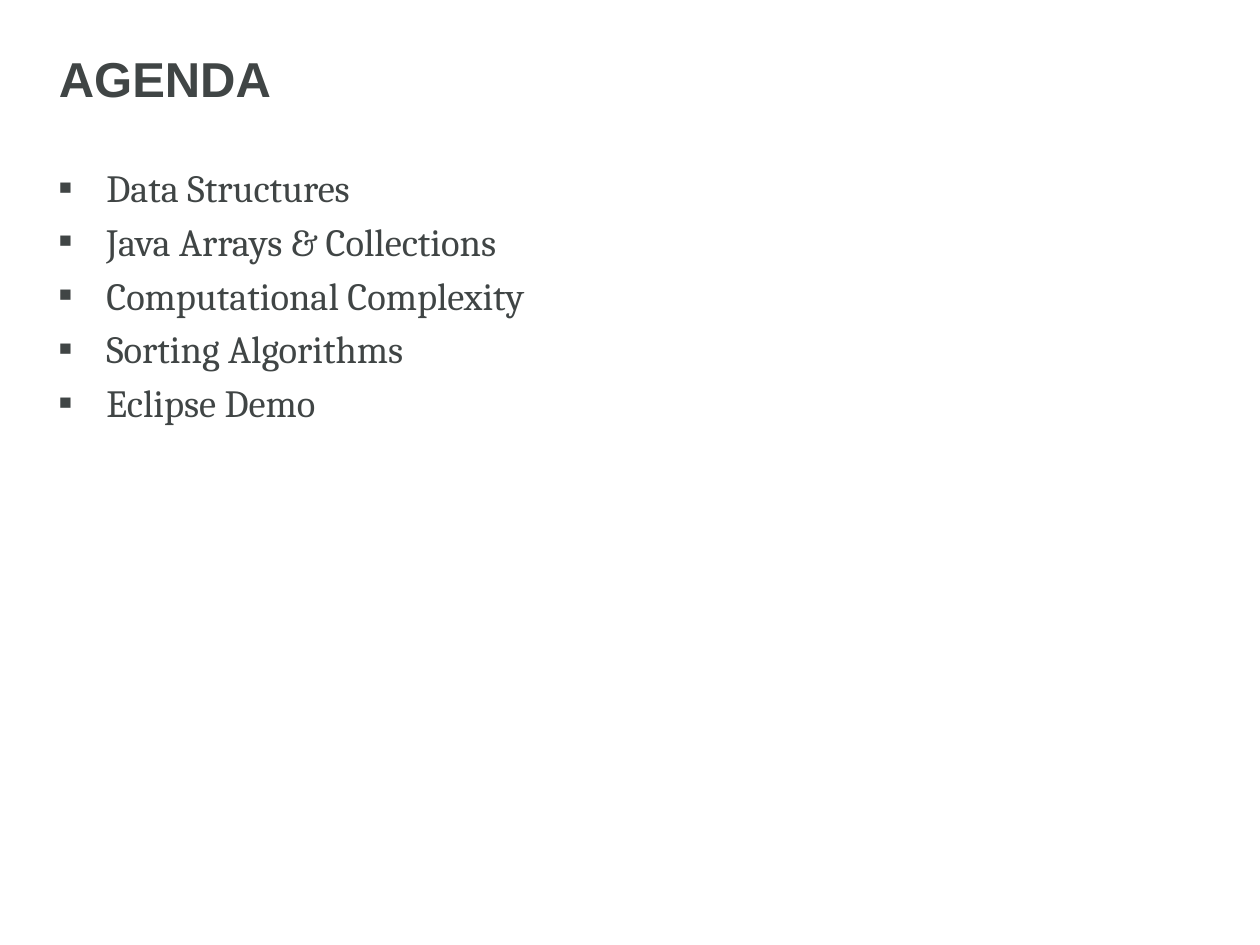
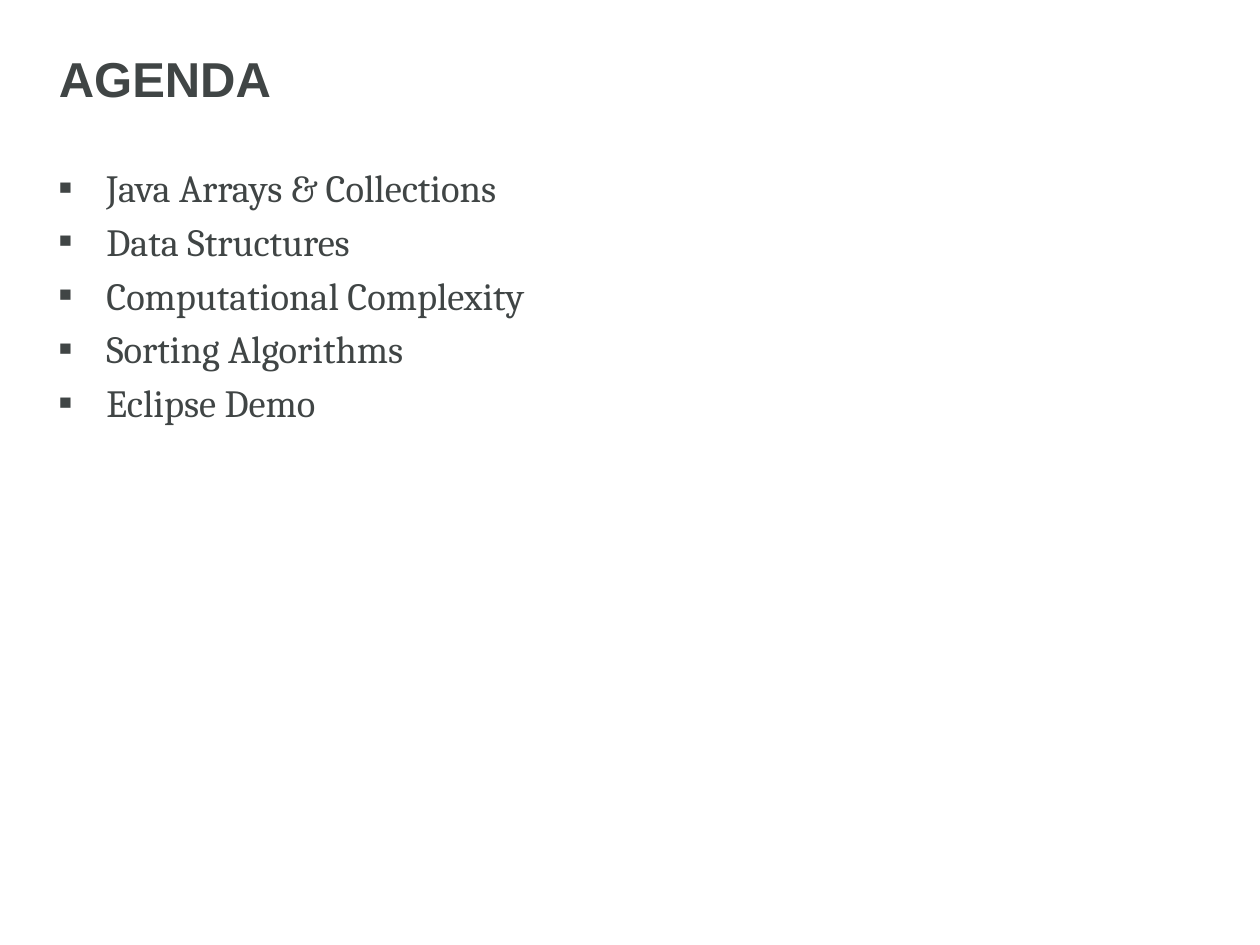
Before and after one commit to GetHip-Zach/GetHIP, a slide deck: slide 3 of presentations/Data Structures and Algorithms.pptx. Drawn at 1260x945 pixels with LibreOffice and Linux fonts; fonts in the diff are those of the drawing; background and template pictures are left out. Boxes give left, top, right and bottom in pixels: in the first picture for what was removed or moved away, otherwise in the second. Text is boxed around its words. In the diff, an @@ line names an element or a change of style, - is before the commit and + after.

```diff
--- a/presentations/Data Structures and Algorithms.pptx
+++ b/presentations/Data Structures and Algorithms.pptx
@@ text at <box>106,175,496,211</box>: paragraph added @@
+■ Java Arrays & Collections
@@ text at <box>106,229,496,265</box>: paragraph removed @@
-■ Java Arrays & Collections
```
Also in this commit, not shown: 1 other slide changed, 2 other files.
